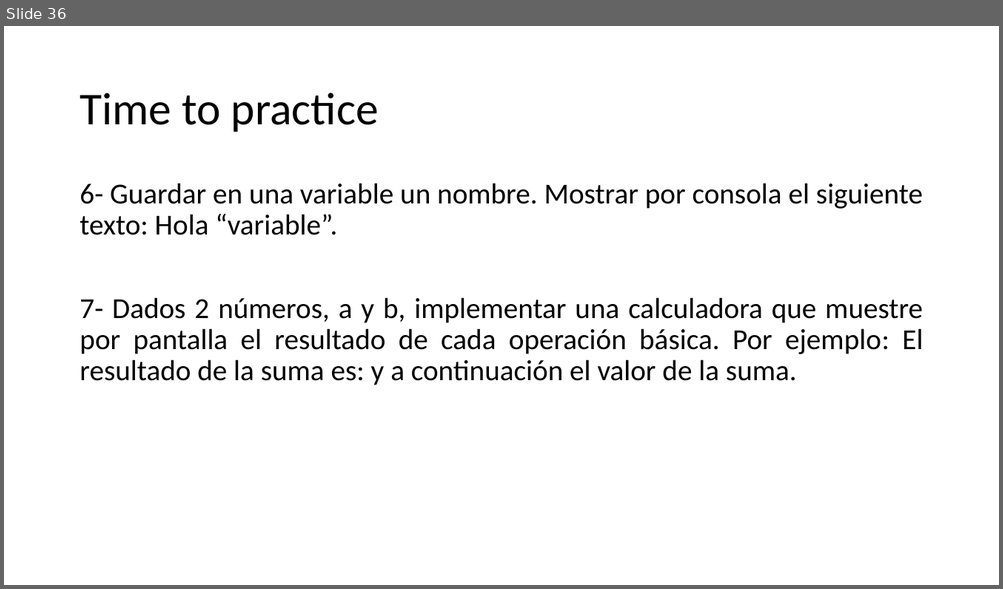
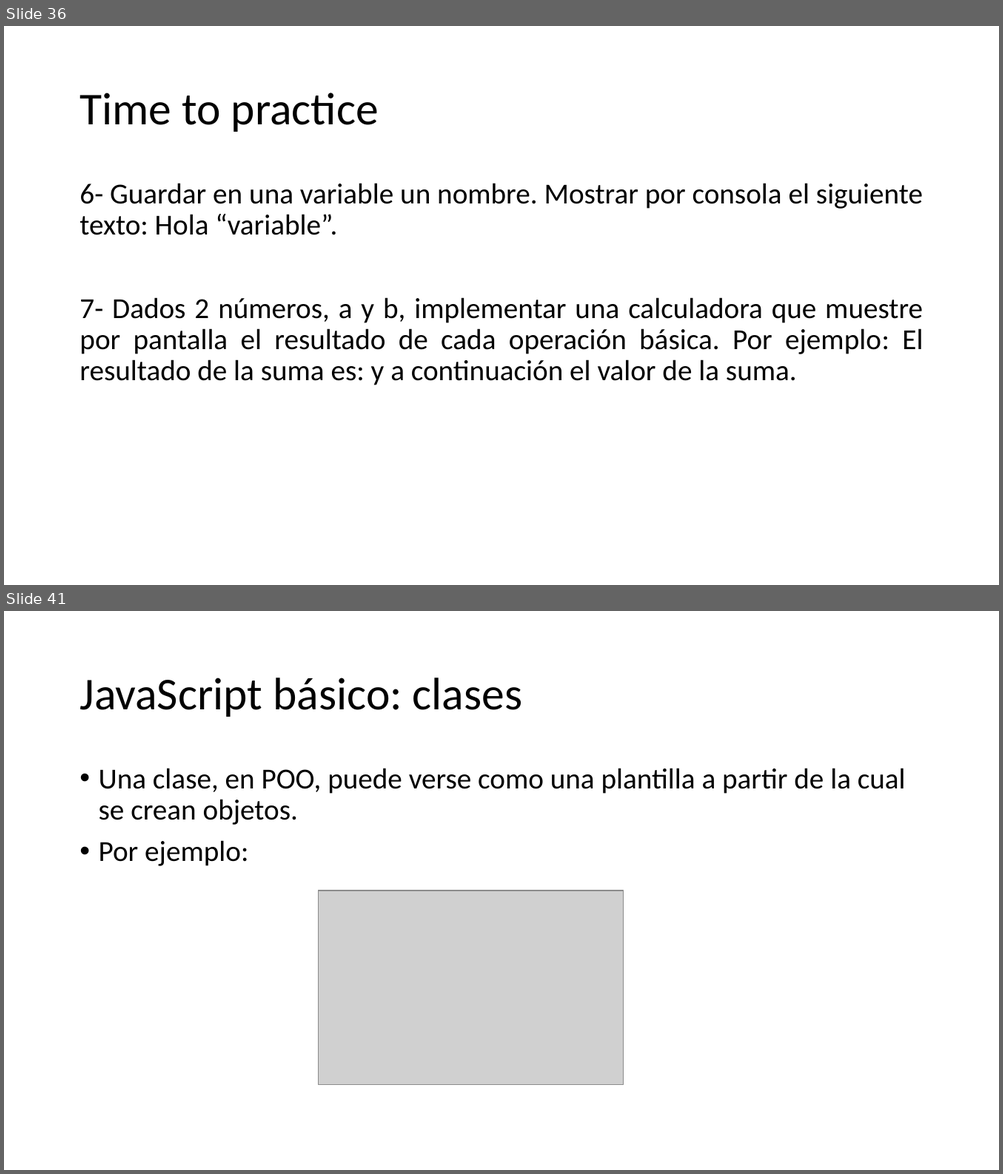
Before and after one commit to SarutobiKonohamaru/js_full_course, a slide deck: Presentacion.pptx. Shown one above the other, each under a label of ours: slide 36 before the commit, slides 36 and 41 after it; the slides between them are not shown. The pictures are 1003x589 and 1003x1174 pixels, drawn with LibreOffice and Linux fonts; fonts in the diff are those of the drawing; grey boxes stand for pictures. Boxes give left, top, right and bottom in pixels: in the first picture for what was removed or moved away, otherwise in the second. Text is boxed around its words. In the diff, an @@ line names an element or a change of style, - is before the commit and + after.

```diff
--- a/Presentacion.pptx
+++ b/Presentacion.pptx
@@ slide 41 added at (x1=4, y1=611, x2=999, y2=1170), background #FFFFFF @@
@@ title added at (x1=79, y1=678, x2=522, y2=717), 44 pt, text #000000 @@
+JavaScript básico: clases
@@ text added at (x1=99, y1=768, x2=905, y2=866), 28 pt, text #000000 @@
+• Una clase, en POO, puede verse como una plantilla a partir de la cual se crean objetos.
+• Por ejemplo:
@@ picture added at (x1=318, y1=891, x2=623, y2=1085) @@
```
Also in this commit, not shown: 5 other slides added.
